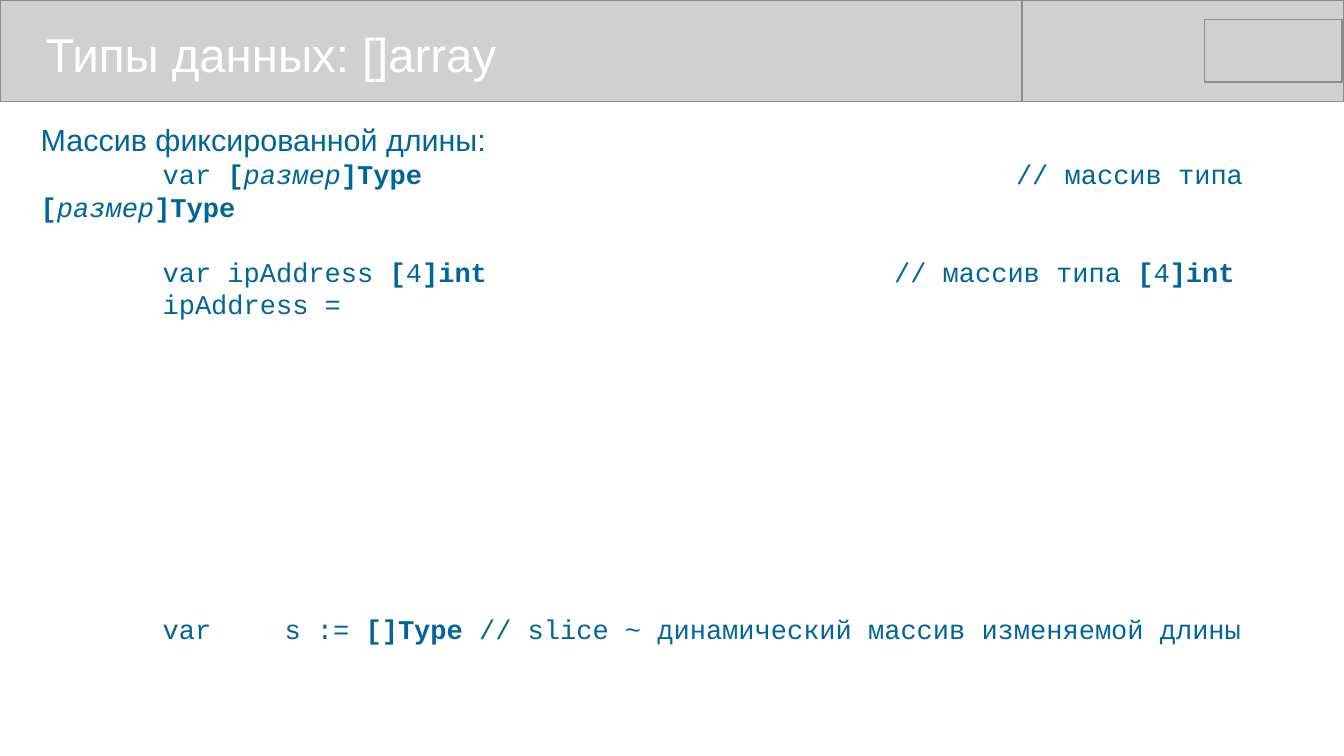
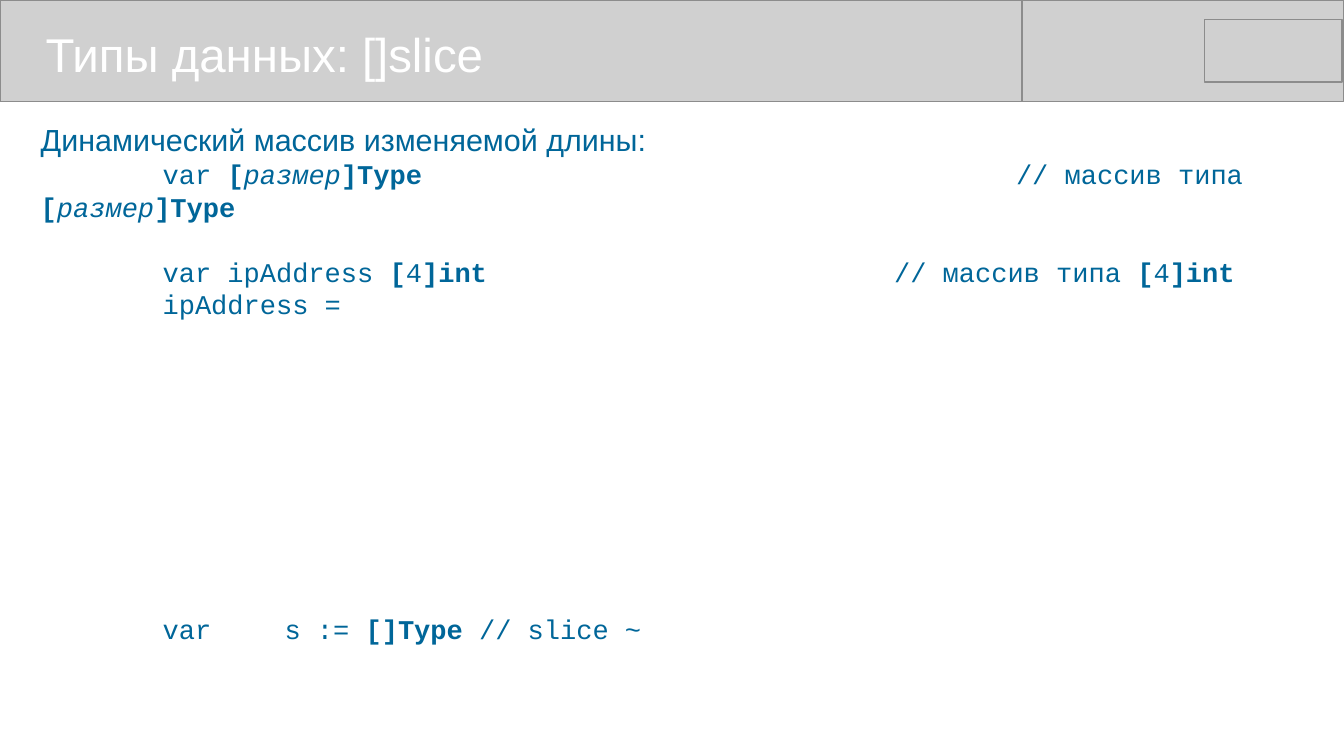
Before and after one commit to mike-shock/Go_language, a slide deck: slide 17 of Go_Intro.odp (slide 15 before the commit). Drawn at 1344x756 pixels with LibreOffice and Linux fonts; fonts in the diff are those of the drawing; grey boxes stand for pictures. Boxes give left, top, right and bottom in pixels: in the first picture for what was removed or moved away, otherwise in the second. Text is boxed around its words. In the diff, an @@ line names an element or a change of style, - is before the commit and + after.

```diff
--- a/Go_Intro.odp
+++ b/Go_Intro.odp
@@ text at bbox=[46, 38, 483, 81]: text changed @@
-Типы данных: []array
+Типы данных: []slice
@@ text at bbox=[41, 128, 646, 157]: text changed @@
-Массив фиксированной длины:
+Динамический массив изменяемой длины:
@@ text at bbox=[163, 620, 609, 645]: text changed @@
-var s := []Type // slice ~ динамический массив изменяемой длины
+var s := []Type // slice ~
```
Also in this commit, not shown: 11 other slides changed, 4 slides added, 1 slide removed.
